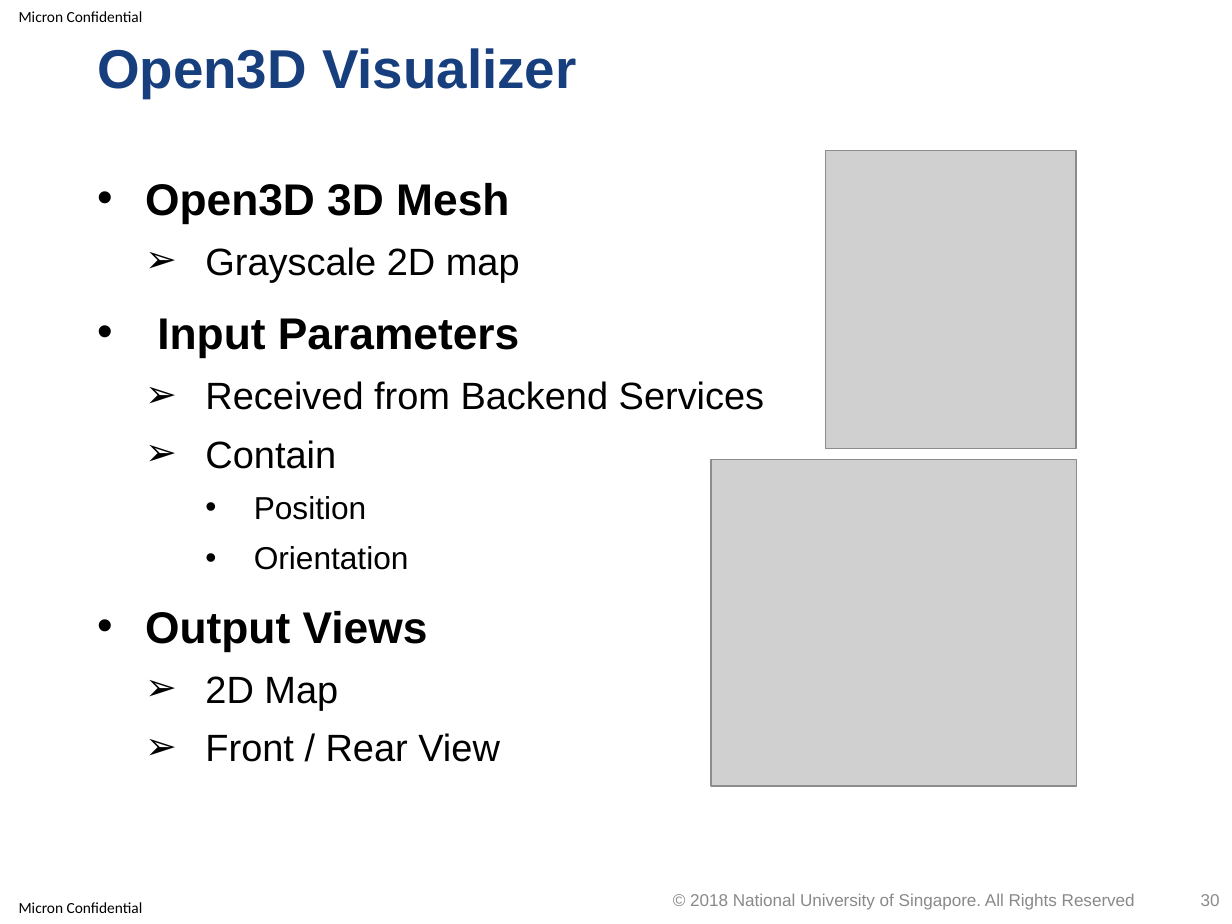
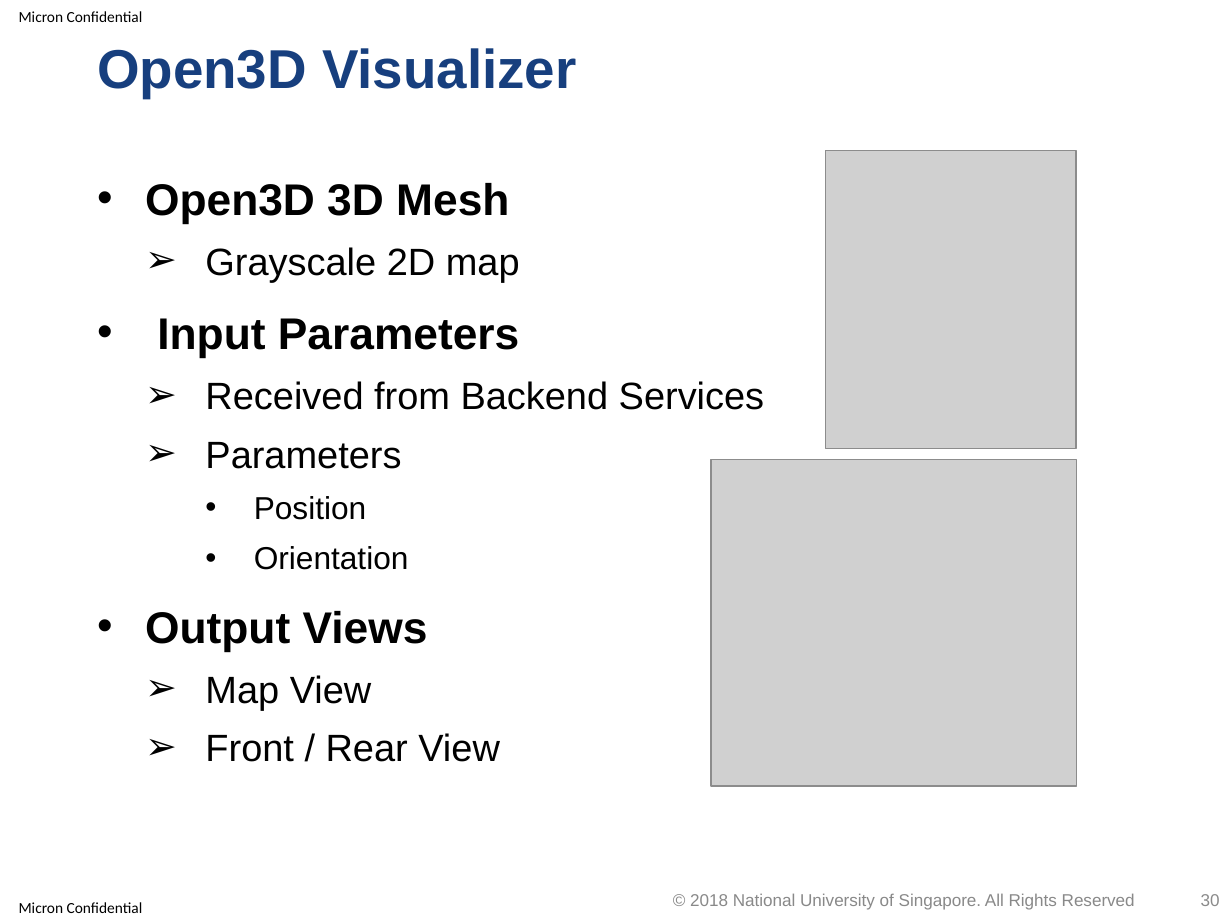
Before and after one commit to optimusium/3dscan, a slide deck: slide 30 of PracticeModule_Presentation.pptx. Drawn at 1232x924 pixels with LibreOffice and Linux fonts; fonts in the diff are those of the drawing; grey boxes stand for pictures; background and template pictures are left out. Boxes give left, top, right and bottom in pixels: in the first picture for what was removed or moved away, otherwise in the second. Text is boxed around its words. In the diff, an @@ line names an element or a change of style, - is before the commit and + after.

```diff
--- a/PracticeModule_Presentation.pptx
+++ b/PracticeModule_Presentation.pptx
@@ text at [205,442,401,469]: text changed @@
-  ➢ Contain
+  ➢ Parameters
@@ text at [205,675,372,710]: text changed @@
-  ➢ 2D Map
+  ➢ Map View
```
Also in this commit, not shown: 1 other file.
